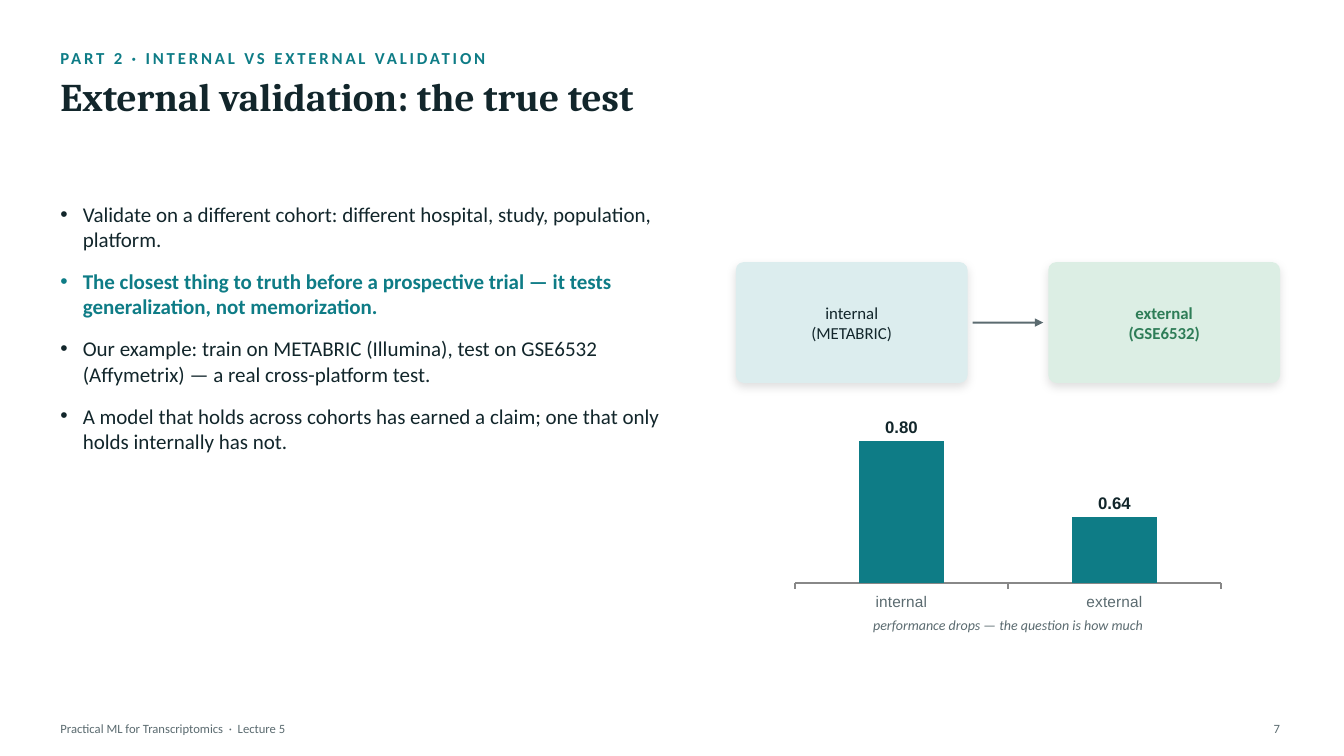
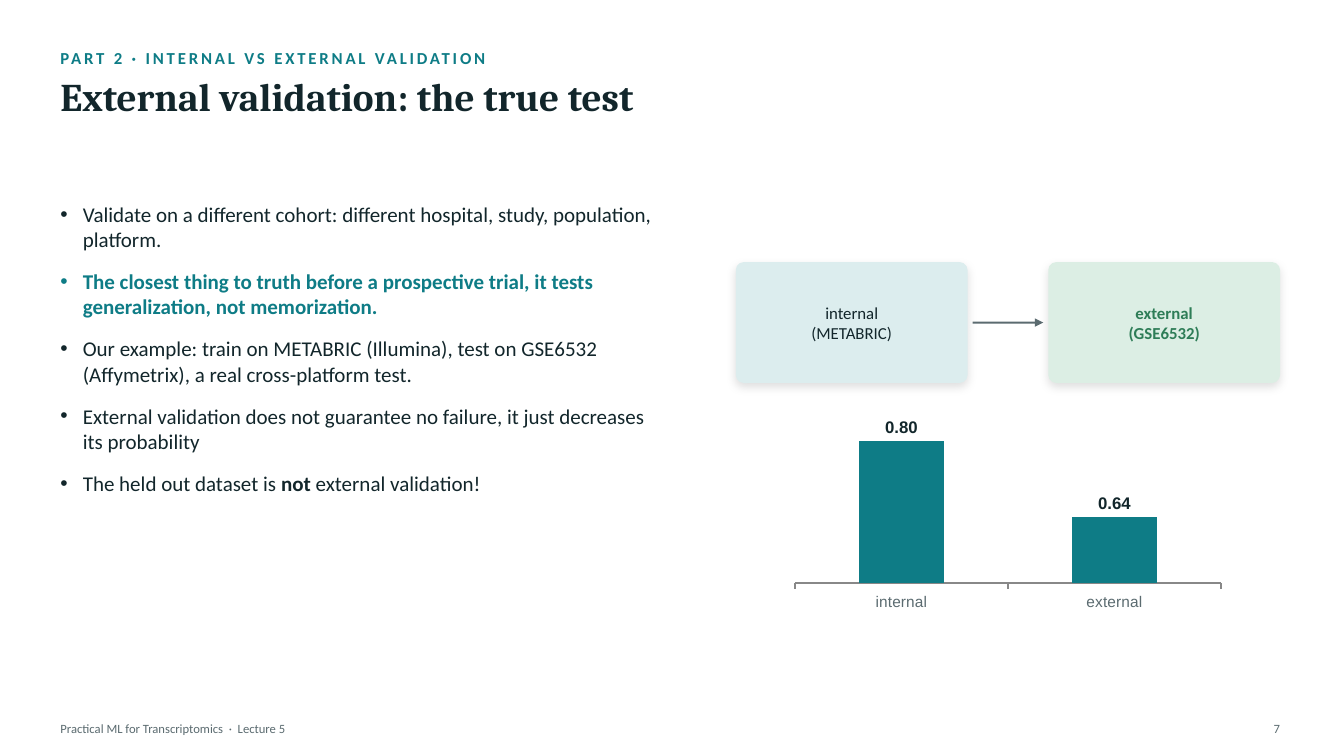
Before and after one commit to zhanyinx/ml26, a slide deck: slide 7 of lessons/lesson05_research_grade_ml/theory/slides/Lecture5 - Research-Grade Machine Learning.pptx. Drawn at 1344x756 pixels with LibreOffice and Linux fonts; fonts in the diff are those of the drawing. Boxes give left, top, right and bottom in pixels: in the first picture for what was removed or moved away, otherwise in the second. Text is boxed around its words. In the diff, an @@ line names an element or a change of style, - is before the commit and + after.

```diff
--- a/lessons/lesson05_research_grade_ml/theory/slides/Lecture5 - Research-Grade Machine Learning.pptx
+++ b/lessons/lesson05_research_grade_ml/theory/slides/Lecture5 - Research-Grade Machine Learning.pptx
@@ text at box(83, 274, 644, 491): text changed @@
-• The closest thing to truth before a prospective trial — it tests generalization, not memorization.
-• Our example: train on METABRIC (Illumina), test on GSE6532 (Affymetrix) — a real cross-platform test.
-• A model that holds across cohorts has earned a claim; one that only holds internally has not.
+• The closest thing to truth before a prospective trial, it tests generalization, not memorization.
+• Our example: train on METABRIC (Illumina), test on GSE6532 (Affymetrix), a real cross-platform test.
+• External validation does not guarantee no failure, it just decreases its probability
+• The held out dataset is not external validation!
@@ text removed at box(873, 620, 1143, 633) @@
-performance drops — the question is how much
```
Also in this commit, not shown: 15 other slides changed, 3 slides removed.
